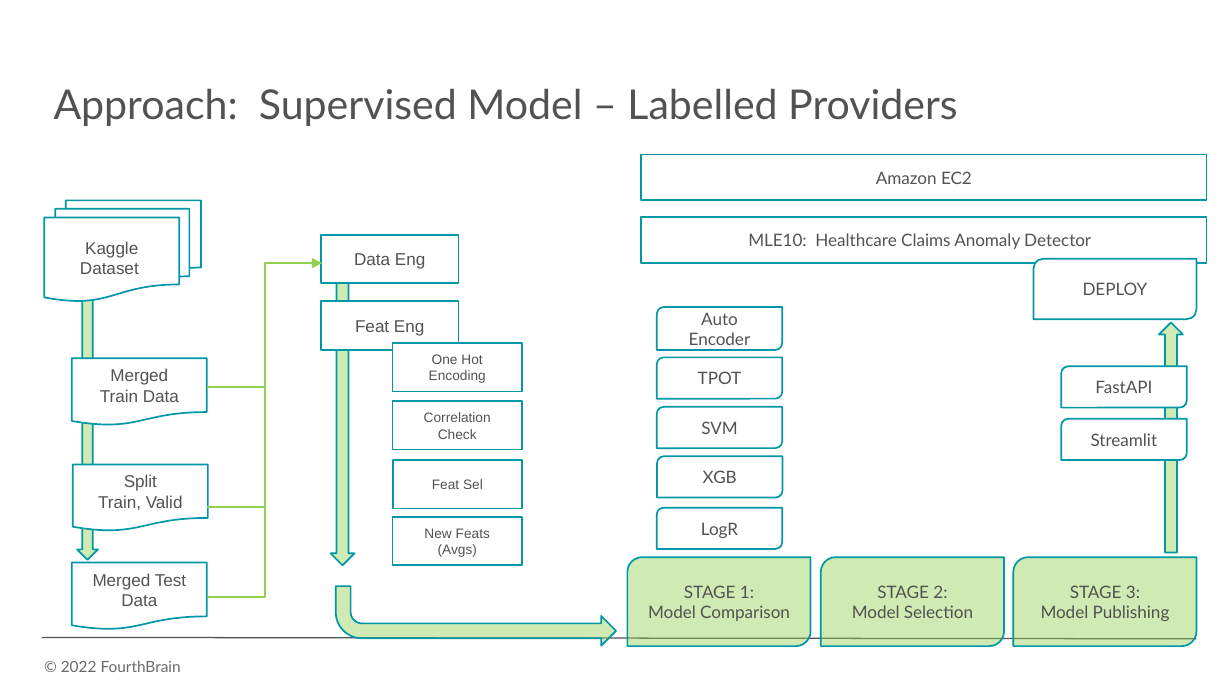
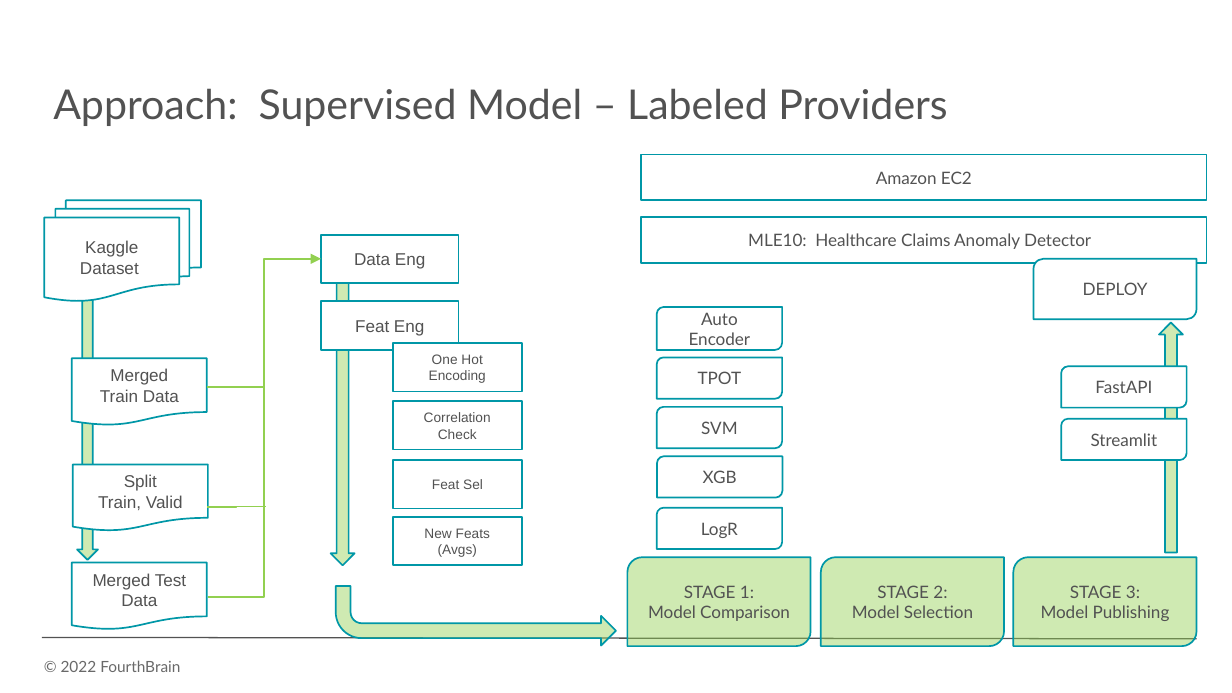
Before and after one commit to monika0603/MLE10-Capstone-Project, a slide deck: slide 14 of docs/presentation/CapstonePreso_HealthcareAnomaly.pptx. Drawn at 1232x693 pixels with LibreOffice and Linux fonts; fonts in the diff are those of the drawing; background and template pictures are left out. Boxes give left, top, right and bottom in pixels: in the first picture for what was removed or moved away, otherwise in the second. Text is boxed around its words. In the diff, an @@ line names an element or a change of style, - is before the commit and + after.

```diff
--- a/docs/presentation/CapstonePreso_HealthcareAnomaly.pptx
+++ b/docs/presentation/CapstonePreso_HealthcareAnomaly.pptx
@@ text at (53, 88, 947, 126): text changed @@
-    Approach: Supervised Model – Labelled Providers
+Approach: Supervised Model – Labeled Providers
@@ elbow arrow moved from (208, 596) - (322, 264) to (208, 596) - (322, 259) @@
@@ round diag rect "Auto Encoder" at (657, 307, 782, 350): proportions changed @@
@@ round diag rect "STAGE 1:" at (627, 557, 811, 646): proportions changed @@
```
Also in this commit, not shown: 25 other slides changed, 4 other files.
